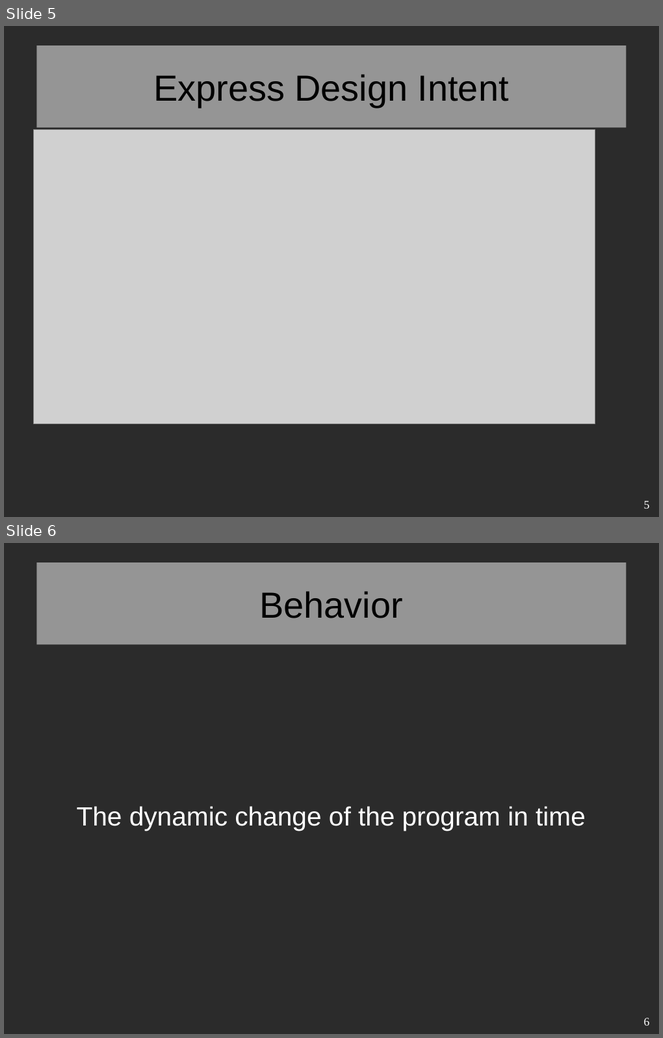
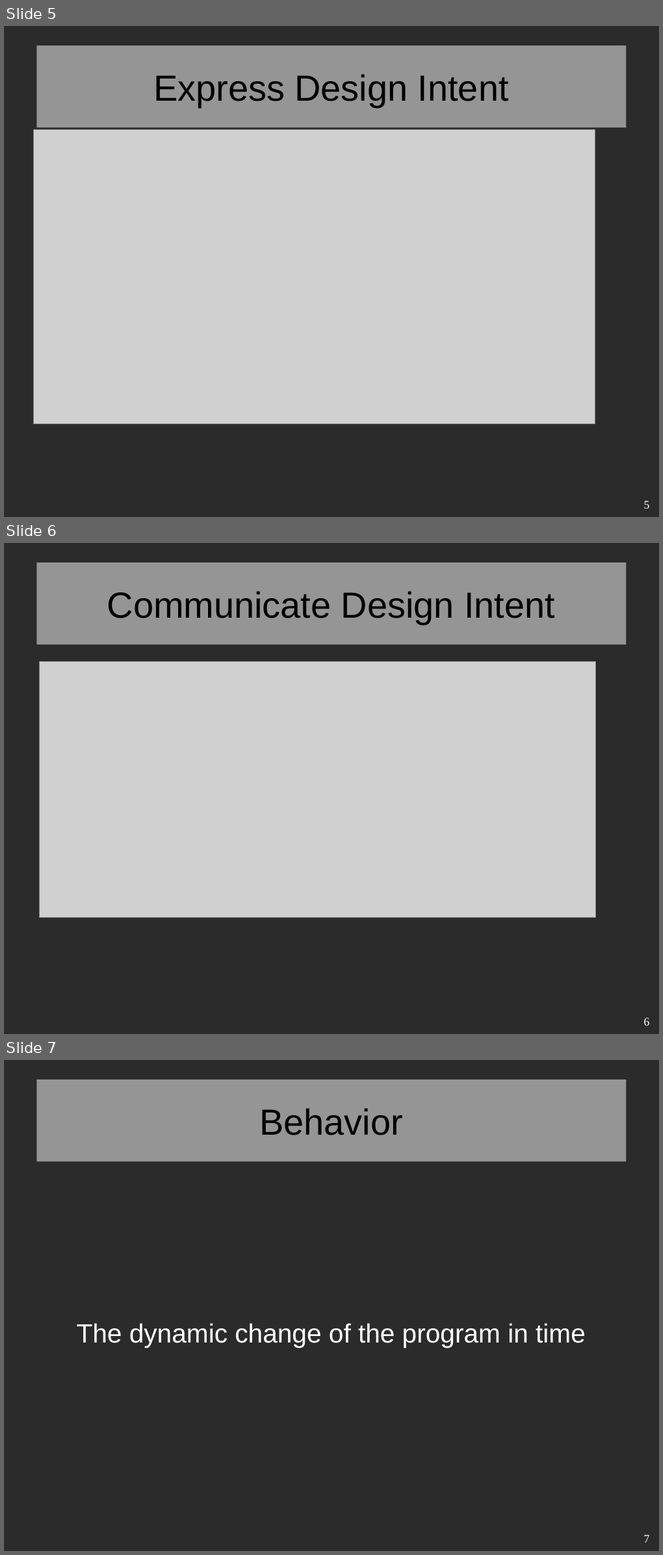
Before and after one commit to kaychaks/fnconfworkshop, a slide deck: talkslides/behavior.odp. Shown one above the other, each under a label of ours: slides 5 and 6 before the commit, slides 5, 6 and 7 after it. The pictures are 663x1038 and 663x1555 pixels, drawn with LibreOffice and Linux fonts; fonts in the diff are those of the drawing; grey boxes stand for pictures; background and template pictures are left out; a plain dark background stands for a picture behind light text. Boxes give left, top, right and bottom in pixels: in the first picture for what was removed or moved away, otherwise in the second. Text is boxed around its words. In the diff, an @@ line names an element or a change of style, - is before the commit and + after.

```diff
--- a/talkslides/behavior.odp
+++ b/talkslides/behavior.odp
@@ slide 6 added at (4, 543, 659, 1034), background picture (left out) @@
@@ title added at (36, 563, 627, 644), fill #FFFFFF at 50% opacity, 44 pt, text #000000 @@
+Communicate Design Intent
@@ picture added at (40, 662, 596, 917) @@
@@ page number added at (644, 1018, 650, 1026), 14 pt, text #FFFFFF @@
+6
@@ what was slide 6 is now slide 7 @@
@@ page number at (644, 1535, 650, 1543): text changed @@
-6
+7
```
Also in this commit, not shown: 1 other slide added, 1 slide removed, 4 other files.
